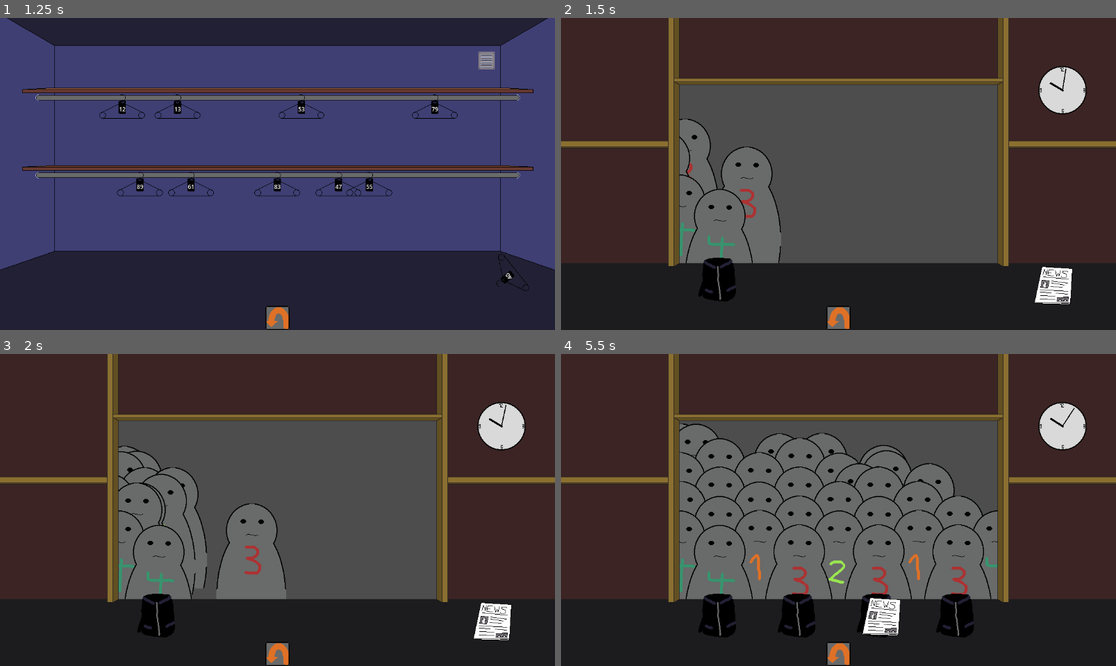
Above: before the commit, frames 1-4 (two rows, left to right).
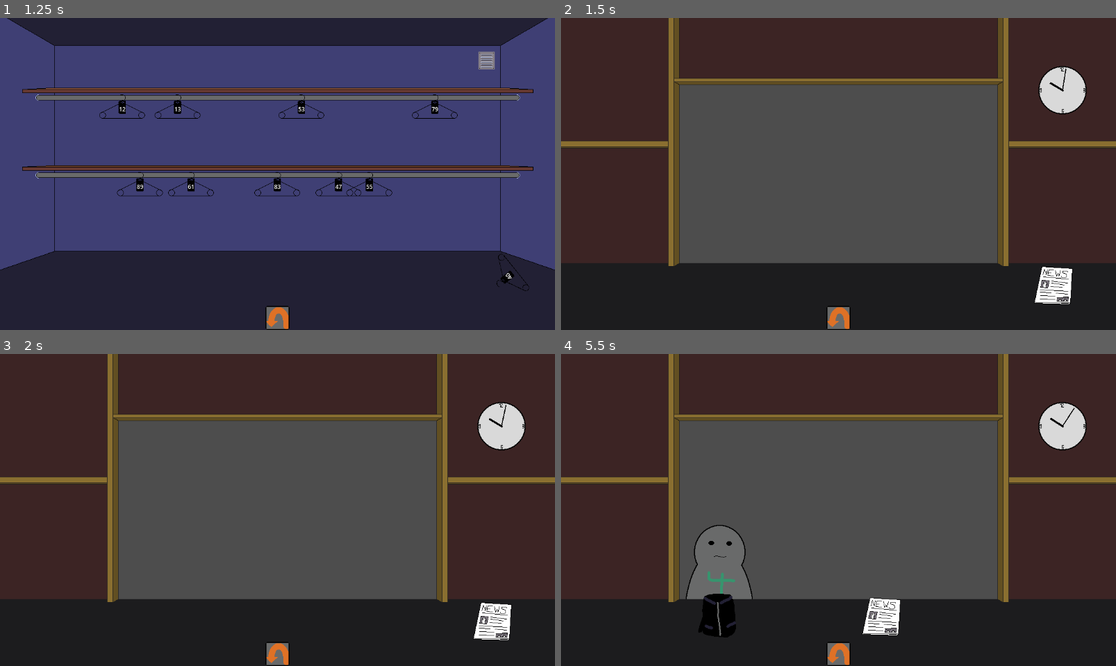
Above: after the commit, the same moments.

Repository: Reicher/cloakroom
Game: Godot game, scene res://scenes/game.tscn
Two runs of this game, one before a commit and one after it. Both use one fixed random seed, a clock stepped at 60 frames per second and the inputs below.
Inputs (mouse positions are in pixels of both pictures, inside the frame that each line leads up to):
- Up to frame 1 (1.25 s): click (277, 317) at 0.5 s
- Up to frame 2 (1.5 s): click (838, 317) at 1.25 s
- Up to frame 3 (2 s): no input
- Up to frame 4 (5.5 s): click (838, 653) at 2 s; tap Enter at 2.75 s; move the mouse to (683, 444) at 2.77 s; click (683, 444) at 2.92 s; move the mouse to (1049, 619) at 3.52 s; click (1049, 619) at 3.67 s; move the mouse to (721, 612) at 4.27 s; click (721, 612) at 4.42 s; move the mouse to (877, 612) at 5.02 s; click (877, 612) at 5.17 s

Frame 1 is identical in both runs. In frame 2, 7.0% of the frame differs, in the area x 21-40%, y 32-91%; in frame 3, 10%; in frame 4, 25%, in the area x 21-79%, y 22-91%.

Commit message:
FUll gameloop now happy flow
Just a few bugs here and there

Diff:
--- a/scripts/counterView.gd
+++ b/scripts/counterView.gd
@@ -2,8 +2,12 @@
 
 @onready var queue = $Queue
 
-func handle_guest(guest: Node2D):
+func on_guest_arrive(guest: Node2D):
 	guest.dropItem.connect(_on_guest_drop)
+	guest.leaving_spot.connect(queue._guest_left)
+	queue.handle_guest(guest)
+
+func on_guest_leave(guest: Node2D):
 	queue.handle_guest(guest)
 
 func _on_guest_drop(item: Node2D):
--- a/scripts/game.gd
+++ b/scripts/game.gd
@@ -3,37 +3,32 @@
 @onready var counter_view = $CounterView
 @onready var backroom = $Backroom
 
-var active_view: Node2D = null
+var active_view: Node2D = counter_view
 
 var guestScene = preload("res://scenes/guest.tscn")
 
 # Club Night Settings
-var total_guests = 33  # Total number of guests
-var night_duration = 5  # Duration of the night in seconds
+var total_guests = 1  # Total number of guests
+var night_duration = 10  # Duration of the night in seconds
 var elapsed_time = 0
 
 # Guest Management
 var arrival_times = []
+var leaving_times = []
 
 func _ready():
-	active_view = counter_view  # Default active view
 	Hand.pick.connect(_on_pick)
 
-	# Calculate guest arrival times with a linearly decreasing probability distribution
 	for i in range(total_guests):
-		# Randomly pick a number between 0 and 1, then apply linear weighting
-		arrival_times.append((1 - sqrt(randf())) * night_duration)
+		var guest = guestScene.instantiate()
+		# Calculate guest arrival/leaving times with a linearly decreasing probability distribution
+		guest.arrival_time = 3#(1 - sqrt(randf())) * night_duration
+		guest.leave_time = 10#guest.arrival_time + (sqrt(randf()) * night_duration)
 
-	arrival_times.sort()
+		guest.arriving.connect(counter_view.on_guest_arrive)
+		guest.leaving.connect(counter_view.on_guest_leave)
 
-func _process(delta: float) -> void:
-	elapsed_time += delta
-
-	# Creat a new guest and have them go to the counter
-	if not arrival_times.is_empty() and elapsed_time >= arrival_times.front():
-		arrival_times.pop_front()
-		var guest = guestScene.instantiate()
-		counter_view.handle_guest(guest)
+		counter_view.queue.add_child(guest)
 
 func _on_item_dropped(item: Node2D):
 	item.move_to_parent(self)
--- a/scripts/guest.gd
+++ b/scripts/guest.gd
@@ -1,20 +1,27 @@
 extends Sprite2D
 
+signal arriving(guest: Node2D) # To venue
+signal leaving(guest: Node2D) # The venue
 signal leaving_spot(guest: Node2D)
 signal dropItem(item: Node2D)
 
 # State management
-enum State { IN_LINE, WAITING_FOR_PICKUP, WAITING_FOR_TICKET, IN_CLUB }
-var state: State = State.IN_LINE
+enum State { AT_HOME, IN_LINE, WAITING_FOR_PICKUP, WAITING_FOR_DROPOFF, WAITING_FOR_TICKET, IN_CLUB }
+var state: State = State.AT_HOME
 
 var belonging: Node2D
 var money: Node2D
 var ticket: Node2D
 
+var time = 0.0
+var arrival_time = 999999.0
+var leave_time = 0.0
+
 func _ready():
 	global_position = Vector2(0, 300)
 	_set_random_texture("res://assets/image/people.png", 5, 145, 252)
 
+	print("I will arrive at "+ str(arrival_time) + " and leave at " + str(leave_time))
 
 func _set_random_texture(atlas_path: String, frames: int, width: int, height: int):
 	var texture = AtlasTexture.new()
@@ -26,13 +33,18 @@
 	#print(str(state) + " -> " + str(new_state))
 	state = new_state
 
+func _process(delta: float) -> void:
+	time += delta
+	if state == State.AT_HOME and time >= arrival_time:
+		arriving.emit(self)
+	elif state == State.IN_CLUB and time >= leave_time:
+		leaving.emit(self)
+
 func goToQueueSpot(target_pos: Vector2, is_service_spot: bool):
+	_set_state(State.IN_LINE)
 	var tween = _move_to(target_pos, 150 + (randi() % 150))
 	if is_service_spot:
 		tween.finished.connect(_on_counter_reached)
-		_set_state(State.WAITING_FOR_PICKUP)
-	else:
-		_set_state(State.IN_LINE)
 
 func _move_to(target_pos: Vector2, speed: int = 100) -> Tween:
 	var duration = global_position.distance_to(target_pos) / speed
@@ -43,29 +55,38 @@
 	return tween
 
 func _on_counter_reached():
-	print("counter reached!")
-	belonging = _create_item("black_jacket.tscn", Vector2(0, 30))
-	dropItem.emit(belonging)
-	belonging.picked.connect(_on_belonging_picked)
-	_set_state(State.WAITING_FOR_PICKUP)
+		if time < leave_time:
+			belonging = _create_item("black_jacket.tscn", Vector2(0, 30))
+			dropItem.emit(belonging)
+			belonging.picked.connect(_on_belonging_picked)
+			_set_state(State.WAITING_FOR_PICKUP)
+		else:
+			ticket.visible = true
+			dropItem.emit(ticket)
+			_set_state(State.WAITING_FOR_DROPOFF)
 
 func _on_belonging_picked():
 	_set_state(State.WAITING_FOR_TICKET)
 	money = _create_item("money.tscn", Vector2(0, 30))
 	dropItem.emit(money)
+	belonging.picked.disconnect(_on_belonging_picked)
 
 func _create_item(scene_path: String, item_pos: Vector2) -> Node2D:
 	var scene = load("res://scenes/pickableItems/%s" % scene_path)
 	var item = scene.instantiate()
 	self.add_child(item)
 	item.position = item_pos
-	print("item created at: " + str(item.global_position))
 	return item
 
-func _go_away():
+func _go_into_club():
 	var target_pos = Vector2(get_viewport().size.x, position.y)
+	var tween = _move_to(target_pos, 150 + (randi() % 150))
+	tween.finished.connect(_set_state.bind(State.IN_CLUB))
+
+func _go_home():
+	var target_pos = Vector2(0, position.y)
 	_move_to(target_pos, 150 + (randi() % 150))
-	_set_state(State.IN_CLUB)
+	_set_state(State.AT_HOME)
 
 func _on_surface_item_added(item: Node2D):
 	if state == State.WAITING_FOR_TICKET and item.name.begins_with("ticket"):
@@ -73,4 +94,9 @@
 		ticket.move_to_parent(self)
 		ticket.visible = false
 		leaving_spot.emit(self)
-		_go_away()
+		_go_into_club()
+	elif state == State.WAITING_FOR_DROPOFF and item == belonging:
+		item.move_to_parent(self)
+		item.visible = false
+		leaving_spot.emit(self)
+		_go_home()
--- a/scripts/hand.gd
+++ b/scripts/hand.gd
@@ -40,7 +40,6 @@
 
 	for surface in affected_surfaces:
 		surface.item_dropped(item)
-		print(surface.name + " got an " + item.name + " on it")
 
 	return true
 
--- a/scripts/queue.gd
+++ b/scripts/queue.gd
@@ -39,8 +39,6 @@
 		for spot in row:
 			if not spot["guest"]:
 				spot["guest"] = guest
-				add_child(guest)
-				guest.leaving_spot.connect(_guest_left)
 				guest.goToQueueSpot(spot["position"], row == rows[0]) # Mark as front row if applicable
 				return
 
--- a/scripts/surface.gd
+++ b/scripts/surface.gd
@@ -10,5 +10,4 @@
 func item_dropped(item: Node2D):
 	item_added.emit(item)
 	if can_hold_items:
-		print_debug("Moving " + item.name + " to " + self.name)
 		item.move_to_parent(self)
